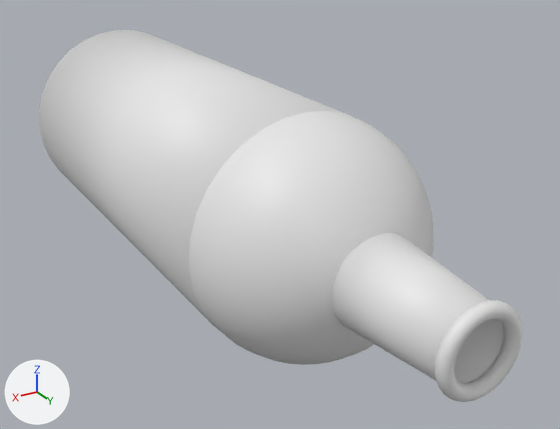
The FBX model Grafik/flaske.fbx: old version first, new version second.
One viewpoint serves both versions: a 50 mm camera at (3.03, 6.67, 2.56) aimed at (-0.24, 1.22, -0.16). The axes (+X, +Y, +Z) are drawn at lower left. The lights are the same throughout.
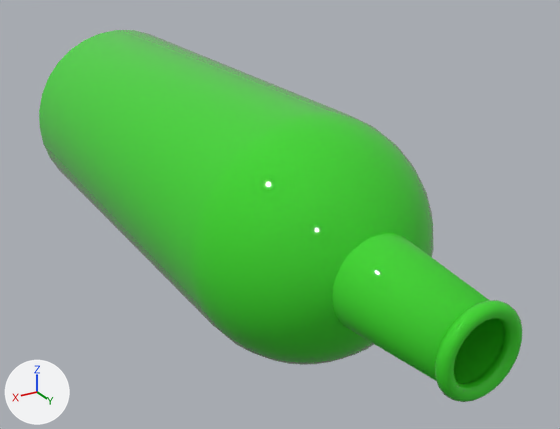
Location of each change, [x1, y1, x2, y2] in pixels of the pictures (560 x 429 px):
'Sphere', recoloured, shading changed (white to green): [39, 30, 522, 402] in both

What changed in the scene script:
```text
Add mat_material_004:
    mat_material_004 = principled_material('Material.004')
    mat_material_004.base_color = (0.0468, 0.674, 0.0238)  # green #3dd62b
    mat_material_004.roughness = 0.0
Change me_sphere:
    where me_sphere.from_pydata(...)  # 1482 vertices, 1288 faces; spans x -1.0..1.0, y -4.0..1.97, z -1.0..1.0
    used by ob_sphere; location = (0.0, 2.0, 0.0)
    me_sphere part 1: edges marked sharp go from 40 to 368
    add me_sphere.materials.append(mat_material_004)  # green #3dd62b
```
